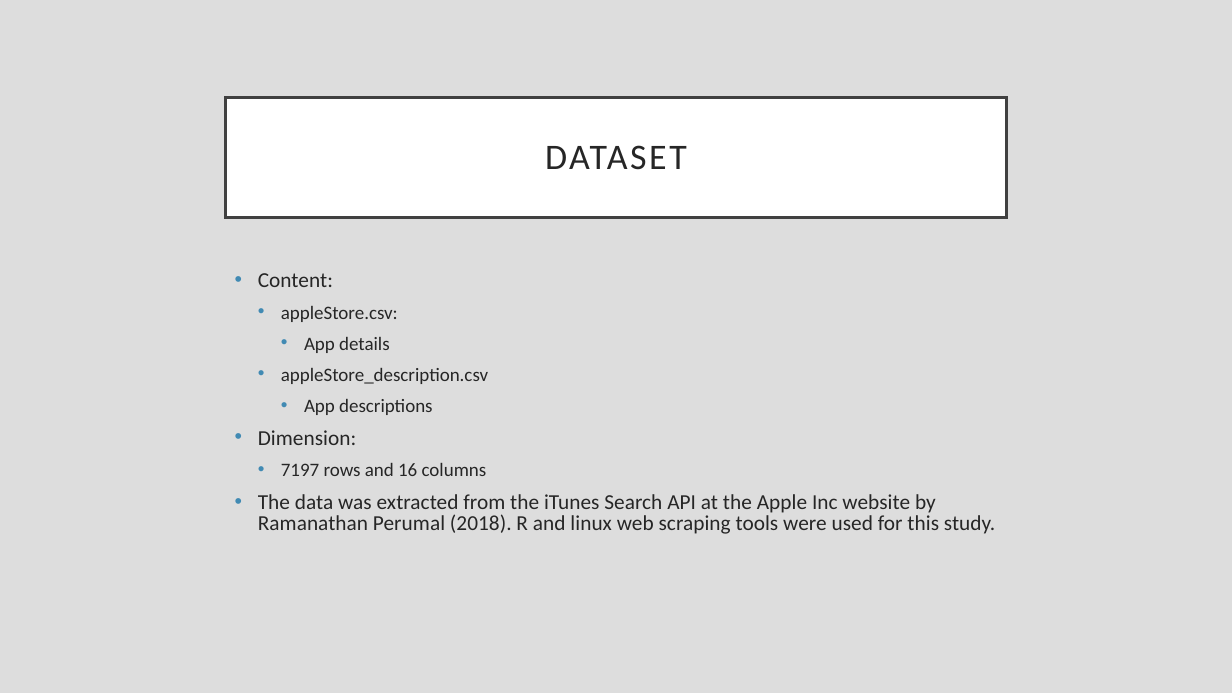
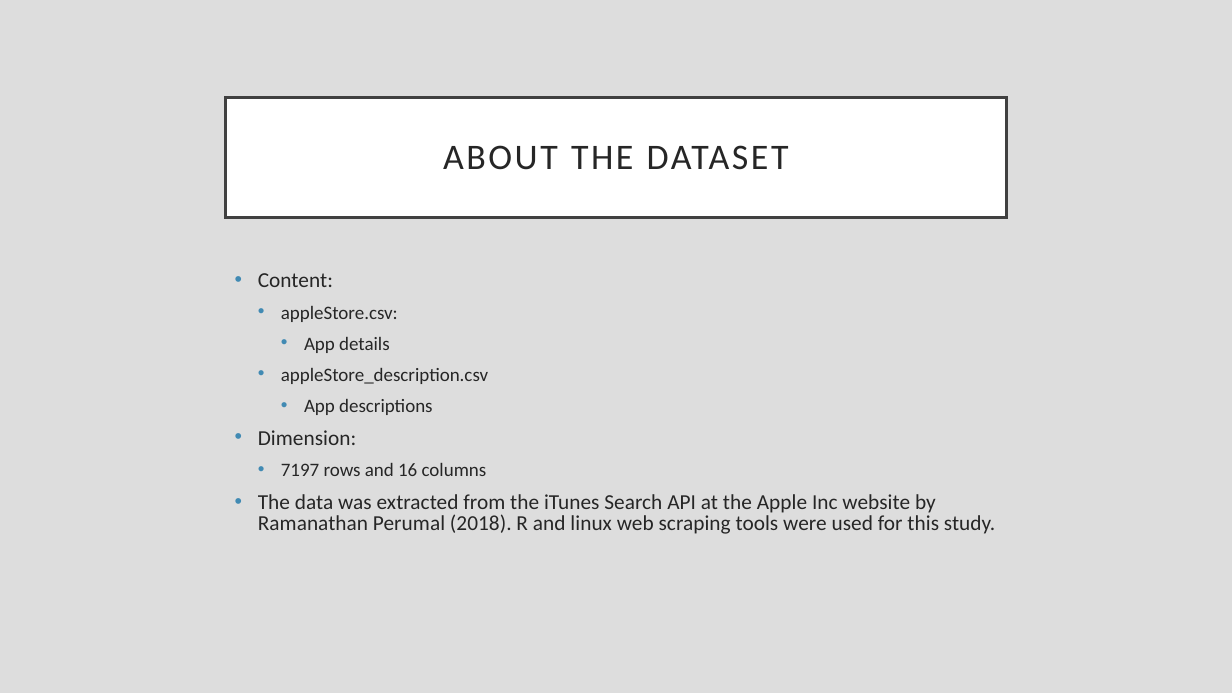
Before and after one commit to farrosmufid/Final_Project_Mobile_App_Store_Farros, a slide deck: slide 5 of Final_Project_ppt_Purwadhika.pptx (slide 4 before the commit). Drawn at 1232x693 pixels with LibreOffice and Linux fonts; fonts in the diff are those of the drawing. Boxes give left, top, right and bottom in pixels: in the first picture for what was removed or moved away, otherwise in the second. Text is boxed around its words. In the diff, an @@ line names an element or a change of style, - is before the commit and + after.

```diff
--- a/Final_Project_ppt_Purwadhika.pptx
+++ b/Final_Project_ppt_Purwadhika.pptx
@@ title at box(443, 145, 789, 170): text changed @@
-DATASET
+ABOUT THE DATASET
```
Also in this commit, not shown: 5 other slides changed, 14 slides added, 1 slide removed, 8 other files.
